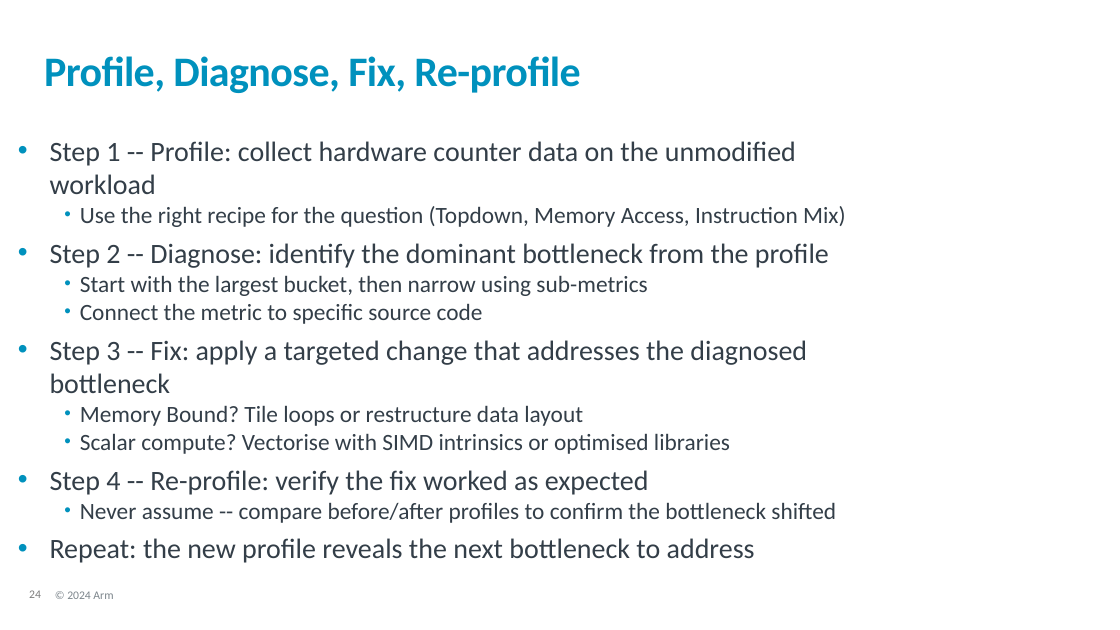
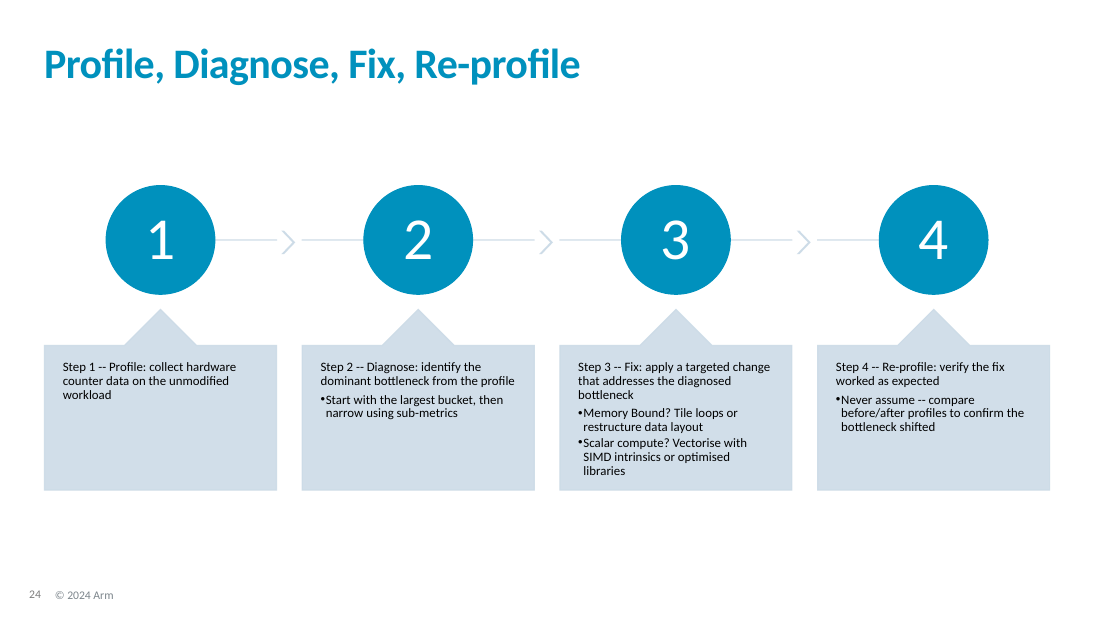
Before and after one commit to OliverGrainge/Arm-Total-Performance, a slide deck: slide 24 of slides.pptx. Drawn at 1120x630 pixels with LibreOffice and Linux fonts; fonts in the diff are those of the drawing; background and template pictures are left out. Boxes give left, top, right and bottom in pixels: in the first picture for what was removed or moved away, otherwise in the second. Text is boxed around its words. In the diff, an @@ line names an element or a change of style, - is before the commit and + after.

Commit message:
updating slides

```diff
--- a/slides.pptx
+++ b/slides.pptx
@@ title "Profile, Diagnose, Fix, Re-profile" at <box>44,48,580,85</box>: vertical alignment middle to top @@
@@ text removed at <box>50,141,846,563</box> @@
-• Step 1 -- Profile: collect hardware counter data on the unmodified workload
-  • Use the right recipe for the question (Topdown, Memory Access, Instruction Mix)
-• Step 2 -- Diagnose: identify the dominant bottleneck from the profile
-  • Start with the largest bucket, then narrow using sub-metrics
-  • Connect the metric to specific source code
-• Step 3 -- Fix: apply a targeted change that addresses the diagnosed bottleneck
-  • Memory Bound? Tile loops or restructure data layout
-  • Scalar compute? Vectorise with SIMD intrinsics or optimised libraries
-• Step 4 -- Re-profile: verify the fix worked as expected
-  • Never assume -- compare before/after profiles to confirm the bottleneck shifted
-• Repeat: the new profile reveals the next bottleneck to address
@@ group added at <box>45,186,1049,490</box>: 8 texts, 4 rectangles, 4 ellipses, 4 up arrow callouts, 3 chevrons @@
+1
+Step 1 -- Profile: collect hardware counter data on the unmodified workload
+2
+Step 2 -- Diagnose: identify the dominant bottleneck from the profile
+  • Start with the largest bucket, then narrow using sub-metrics
+3
+Step 3 -- Fix: apply a targeted change that addresses the diagnosed bottleneck
+  • Memory Bound? Tile loops or restructure data layout
+  • Scalar compute? Vectorise with SIMD intrinsics or optimised libraries
+4
+Step 4 -- Re-profile: verify the fix worked as expected
+  • Never assume -- compare before/after profiles to confirm the bottleneck shifted
```
Also in this commit, not shown: 12 other slides changed.
